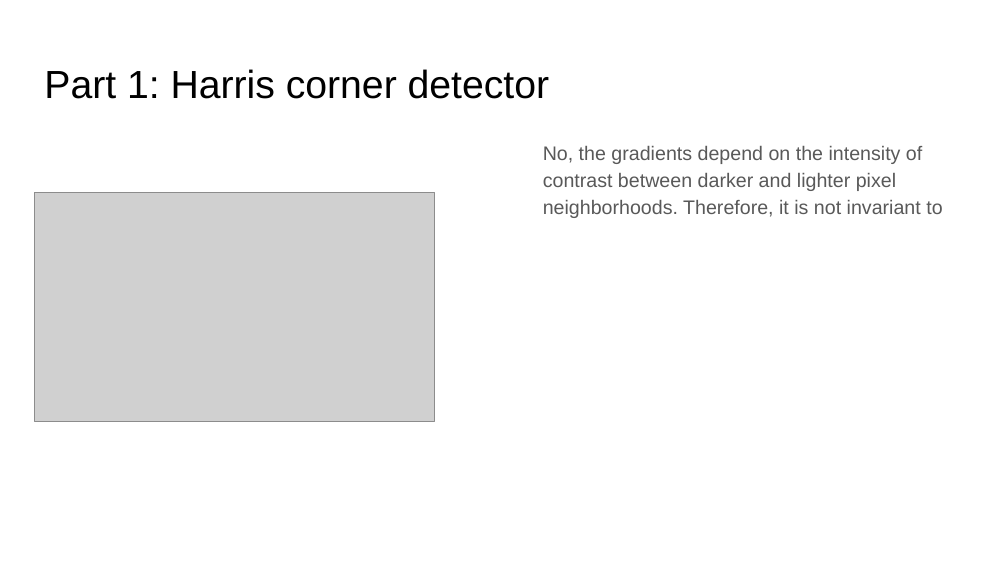
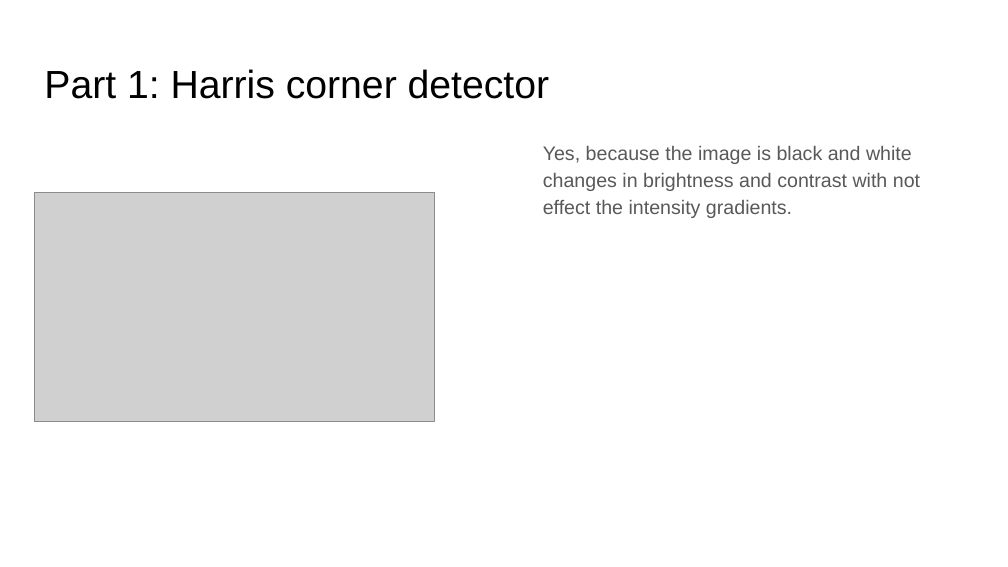
Before and after one commit to AaronLopes/vision-projs, a slide deck: slide 5 of cv_proj4_release/cv_proj4_template.pptx. Drawn at 1008x567 pixels with LibreOffice and Linux fonts; fonts in the diff are those of the drawing; grey boxes stand for pictures. Boxes give left, top, right and bottom in pixels: in the first picture for what was removed or moved away, otherwise in the second. Text is boxed around its words. In the diff, an @@ line names an element or a change of style, - is before the commit and + after.

```diff
--- a/cv_proj4_release/cv_proj4_template.pptx
+++ b/cv_proj4_release/cv_proj4_template.pptx
@@ text at [543, 146, 920, 218]: text changed @@
-No, the gradients depend on the intensity of contrast between darker and lighter pixel neighborhoods. Therefore, it is not invariant to
+Yes, because the image is black and white changes in brightness and contrast with not effect the intensity gradients.
```
Also in this commit, not shown: 8 other slides changed, 8 other files.
